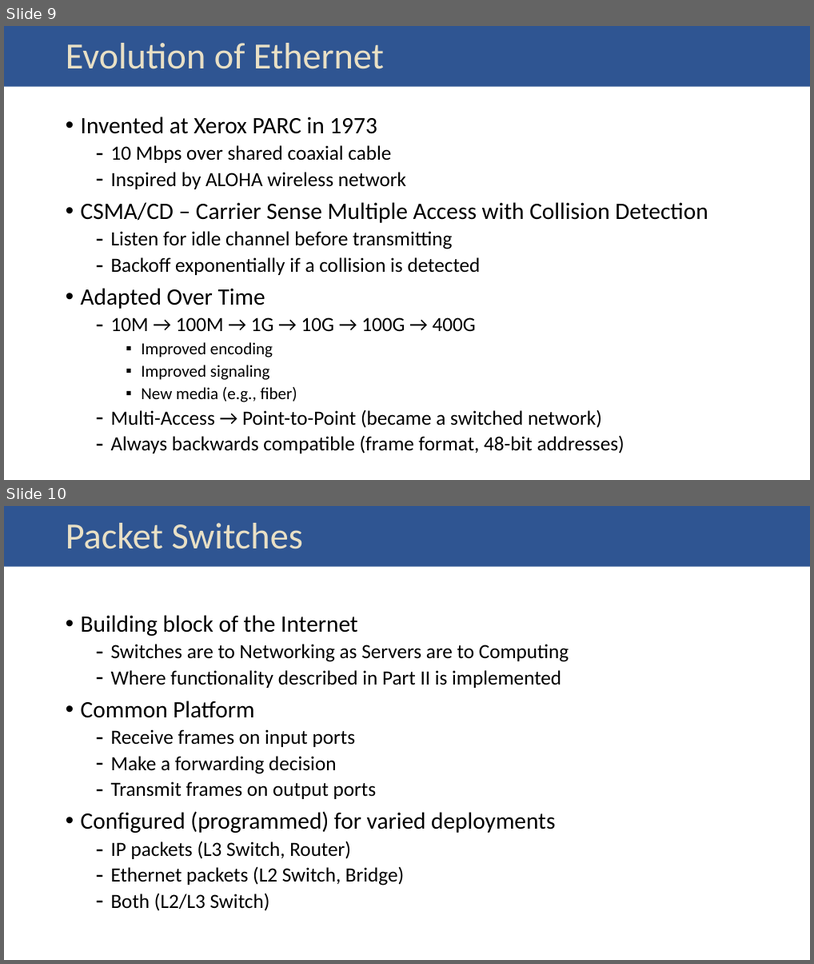
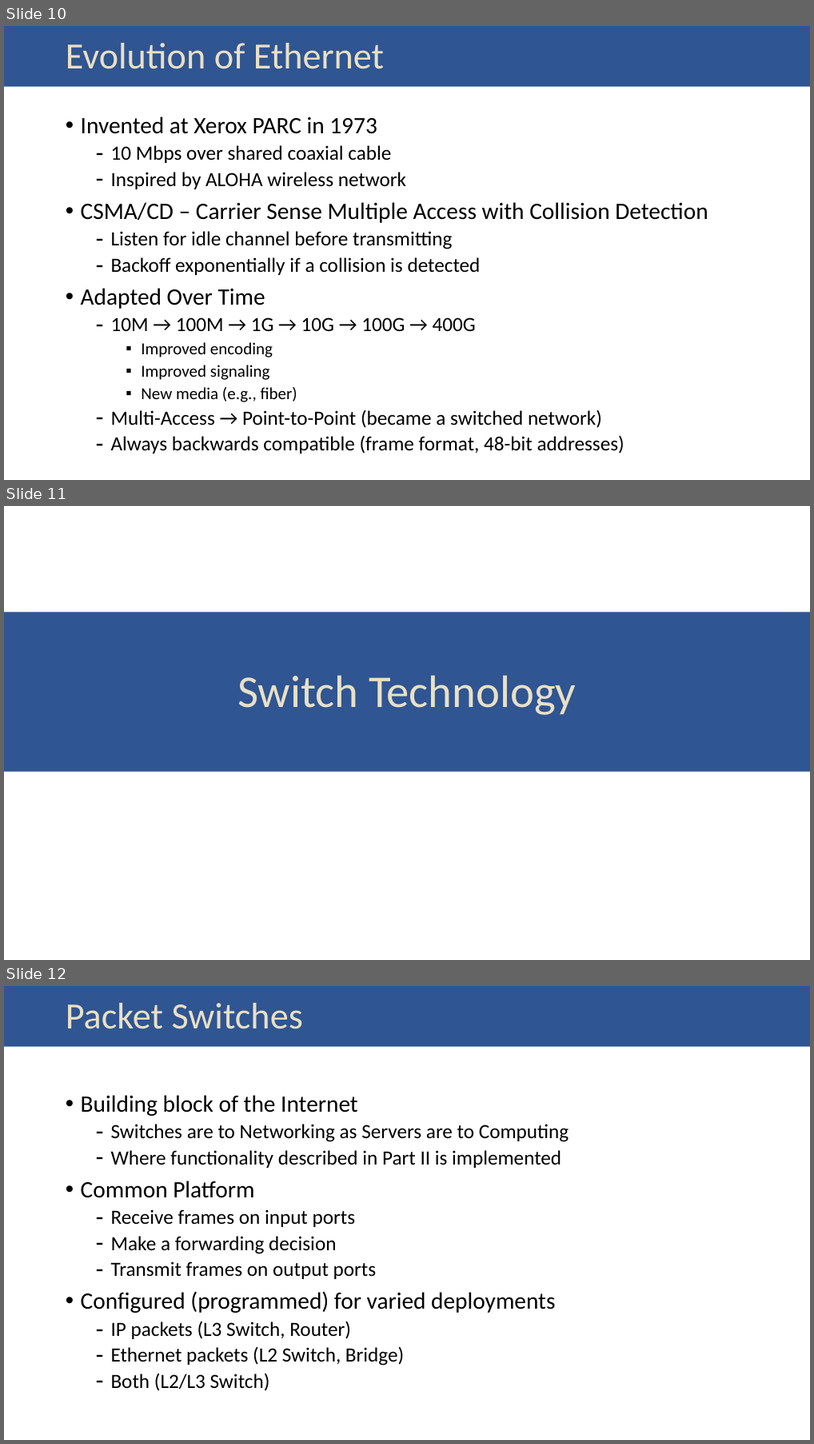
Before and after one commit to SystemsApproach/7E, a slide deck: resources/slides/03_technology.pptx. Shown one above the other, each under a label of ours: slides 9 and 10 before the commit, slides 10, 11 and 12 after it. The pictures are 814x964 and 814x1444 pixels, drawn with LibreOffice and Linux fonts; fonts in the diff are those of the drawing. Boxes give left, top, right and bottom in pixels: in the first picture for what was removed or moved away, otherwise in the second. Text is boxed around its words. In the diff, an @@ line names an element or a change of style, - is before the commit and + after.

```diff
--- a/resources/slides/03_technology.pptx
+++ b/resources/slides/03_technology.pptx
@@ slide 11 added at bbox=[4, 506, 810, 960], background #FFFFFF; not listed: 1 template element that a slide beside it also shows @@
@@ rectangle added at bbox=[4, 506, 810, 599], fill #FFFFFF @@
@@ rectangle added at bbox=[4, 612, 810, 772], fill #2F5592 @@
@@ title added at bbox=[238, 675, 576, 715], 54 pt, text #E9E0C5 @@
+Switch Technology
@@ what was slide 9 is now slide 10 @@
@@ what was slide 10 is now slide 12 @@
```
Also in this commit, not shown: 1 slide changed, 2 other slides added, 5 other files.
